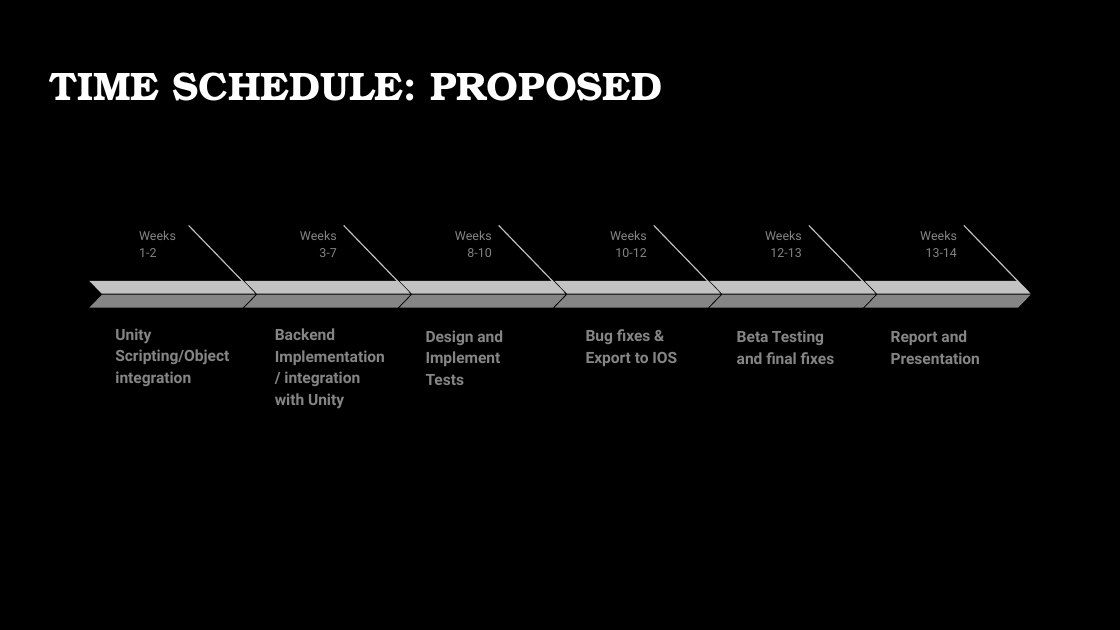
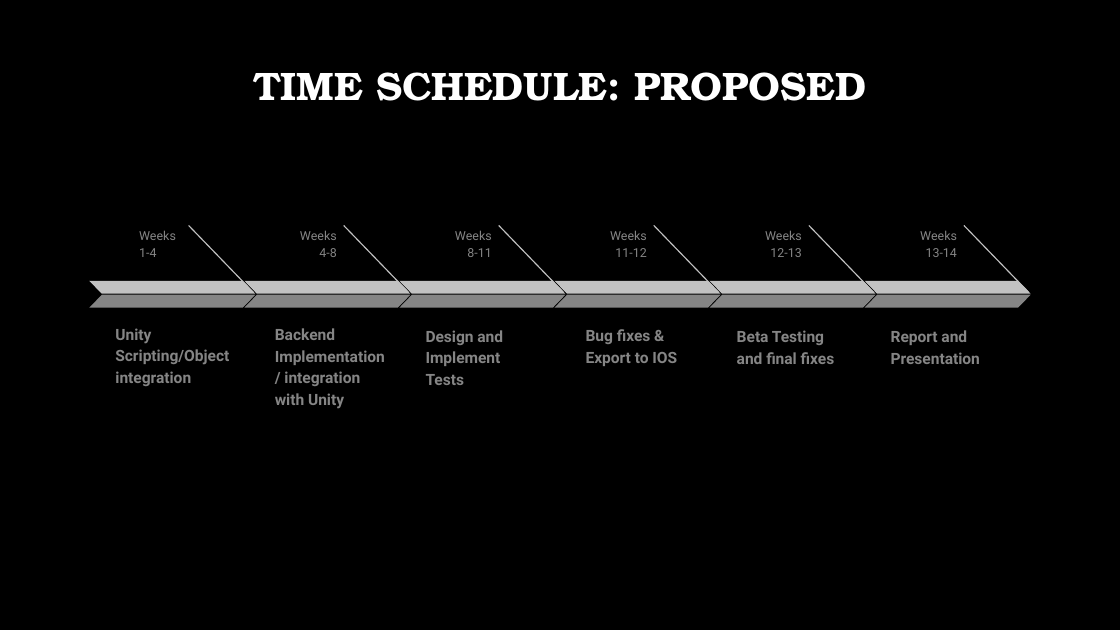
Before and after one commit to steveb1250/Devils_Grip_Proposal, a slide deck: slide 9 of CSC_520_Devils_Grip.pptx. Drawn at 1120x630 pixels with LibreOffice and Linux fonts; fonts in the diff are those of the drawing; background and template pictures are left out. Boxes give left, top, right and bottom in pixels: in the first picture for what was removed or moved away, otherwise in the second. Text is boxed around its words. In the diff, an @@ line names an element or a change of style, - is before the commit and + after.

```diff
--- a/CSC_520_Devils_Grip.pptx
+++ b/CSC_520_Devils_Grip.pptx
@@ title "TIME SCHEDULE: PROPOSED" at [253, 72, 866, 101]: alignment left to centre @@
@@ text at [139, 230, 176, 257]: text changed @@
-Weeks 1-2
+Weeks 1-4
@@ text at [300, 230, 337, 257]: text changed @@
-Weeks 3-7
+Weeks 4-8
@@ text at [455, 230, 492, 257]: text changed @@
-Weeks 8-10
+Weeks 8-11
@@ text at [610, 230, 647, 257]: text changed @@
-Weeks 10-12
+Weeks 11-12
```
Also in this commit, not shown: 7 other slides changed, 2 slides added, 1 slide removed, 3 other files.
